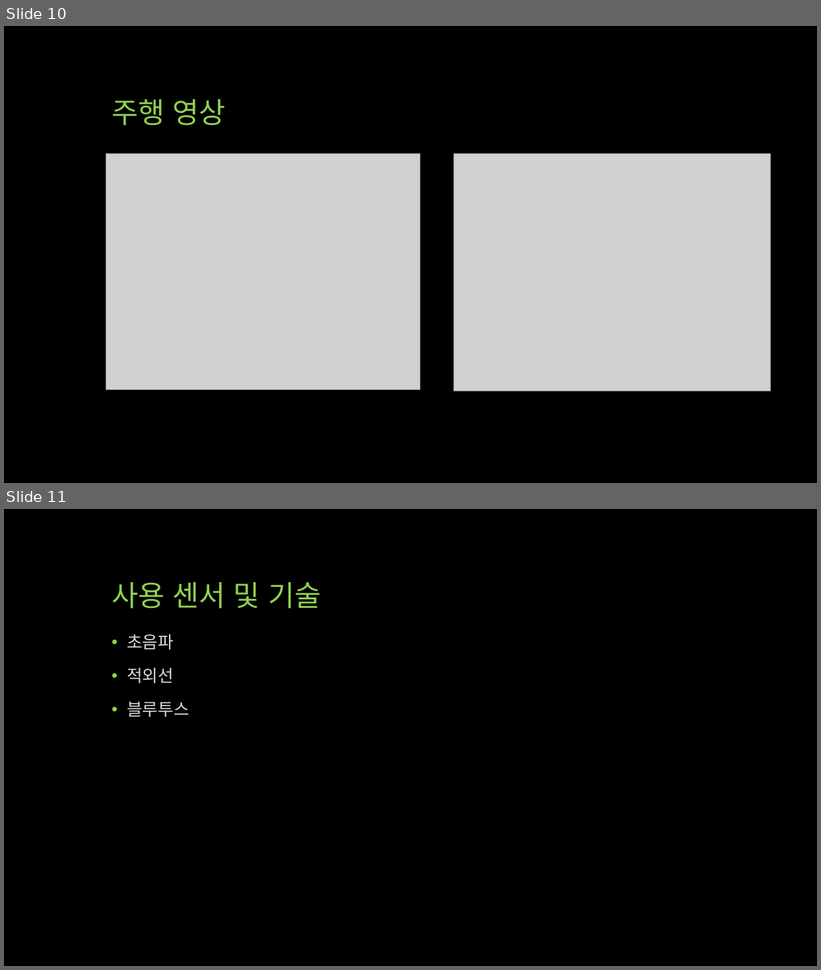
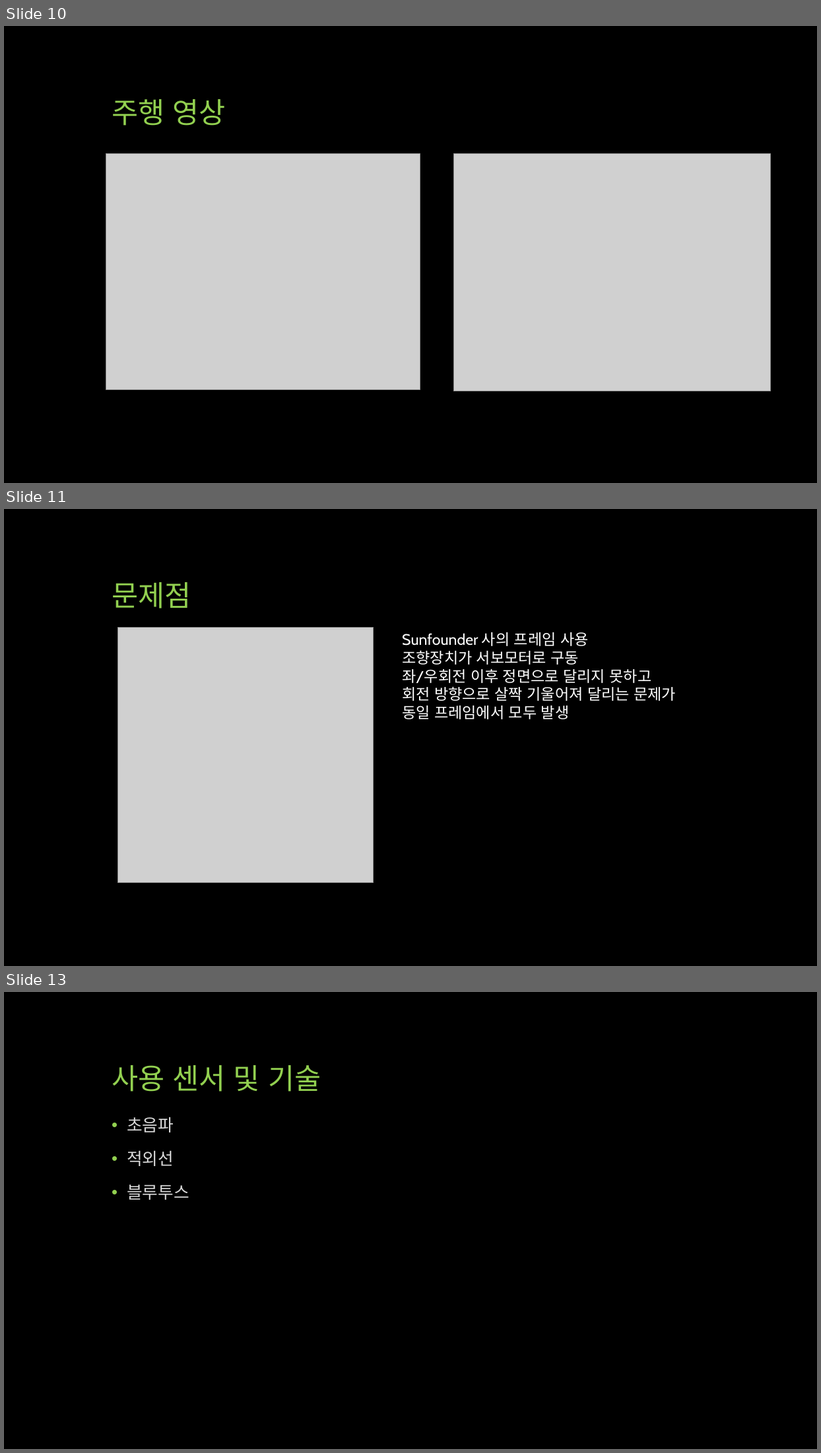
Before and after one commit to Sihan-Son/AutoPilotCar_arduino, a slide deck: docu/ppt/2017_08_06/자율 주행 자동차 프로젝트.pptx. Shown one above the other, each under a label of ours: slides 10 and 11 before the commit, slides 10, 11 and 13 after it; the slides between them are not shown. The pictures are 821x970 and 821x1453 pixels, drawn with LibreOffice and Linux fonts; fonts in the diff are those of the drawing; grey boxes stand for pictures. Boxes give left, top, right and bottom in pixels: in the first picture for what was removed or moved away, otherwise in the second. Text is boxed around its words. In the diff, an @@ line names an element or a change of style, - is before the commit and + after.

Commit message:
update

```diff
--- a/docu/ppt/2017_08_06/자율 주행 자동차 프로젝트.pptx
+++ b/docu/ppt/2017_08_06/자율 주행 자동차 프로젝트.pptx
@@ slide 11 added at box(4, 509, 817, 966), background #000000 @@
@@ title added at box(112, 582, 191, 609), 34 pt, text #92D050 @@
+문제점
@@ picture added at box(118, 627, 374, 883) @@
@@ text added at box(402, 632, 676, 720), 18 pt, text #FFFFFF @@
+Sunfounder 사의 프레임 사용
+조향장치가 서보모터로 구동
+좌/우회전 이후 정면으로 달리지 못하고
+회전 방향으로 살짝 기울어져 달리는 문제가 동일 프레임에서 모두 발생
@@ what was slide 11 is now slide 13 @@
```
Also in this commit, not shown: 1 other slide added.
